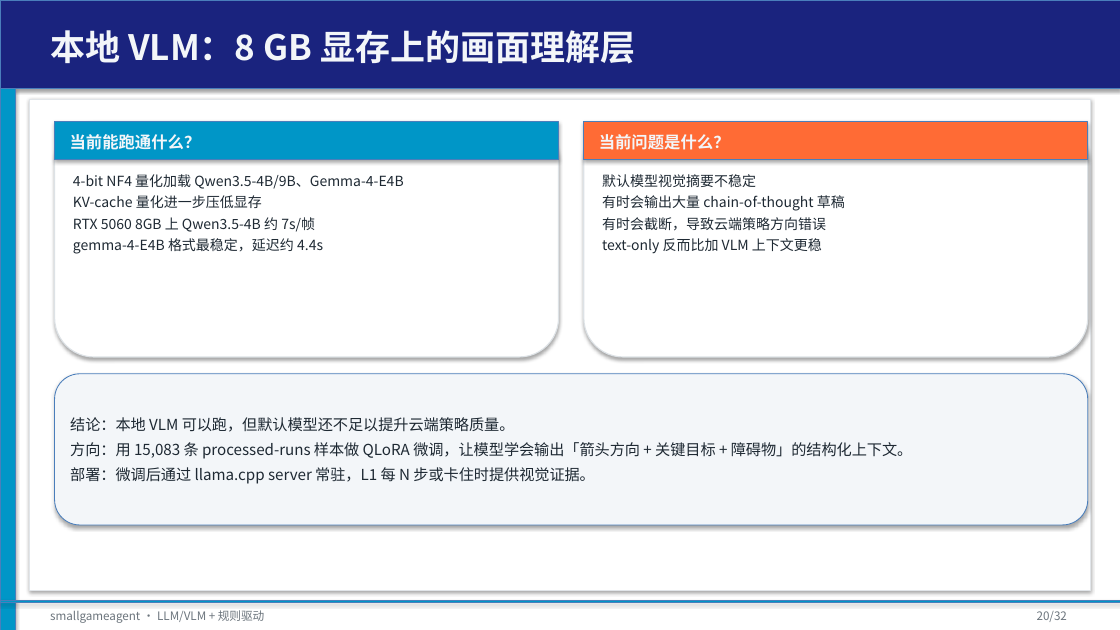
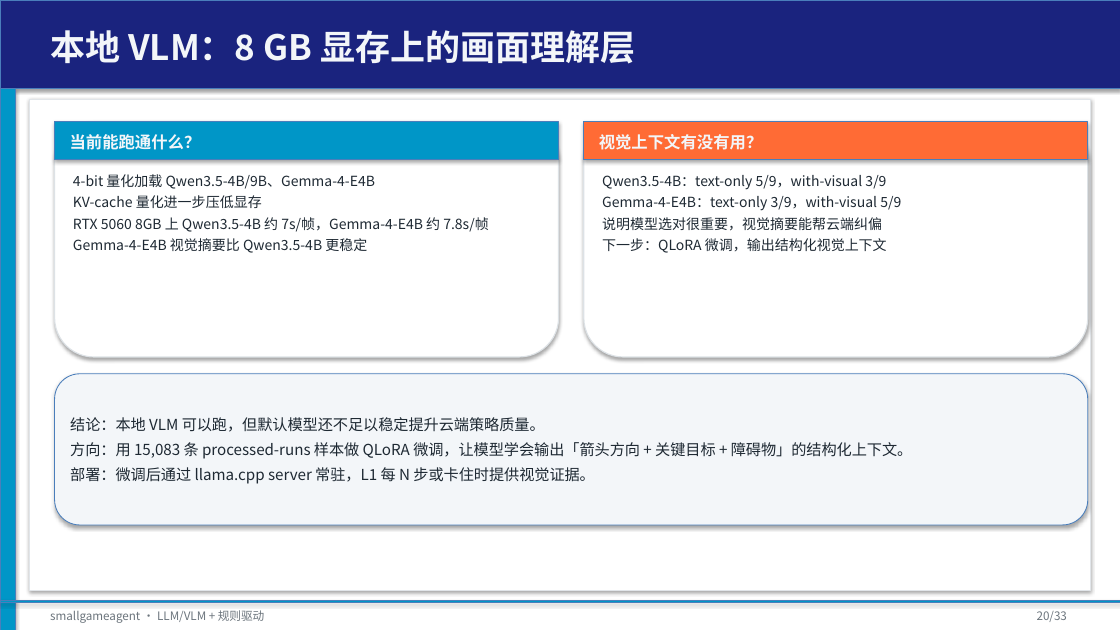
Before and after one commit to tzhazuma/smallgameagent, a slide deck: slide 20 of reports/smallgameagent_report.pptx. Drawn at 1120x630 pixels with LibreOffice and Linux fonts; fonts in the diff are those of the drawing. Boxes give left, top, right and bottom in pixels: in the first picture for what was removed or moved away, otherwise in the second. Text is boxed around its words. In the diff, an @@ line names an element or a change of style, - is before the commit and + after.

Commit message:
docs: expand report with OpenCodeGo gameplay negatives, Gemma-4-E4B VLM results, representative subset runs; fix tests for env isolation; regenerate PDF/PPT

```diff
--- a/reports/smallgameagent_report.pptx
+++ b/reports/smallgameagent_report.pptx
@@ text at box(599, 134, 763, 150): text changed @@
-当前问题是什么？
+视觉上下文有没有用？
@@ text at box(73, 174, 375, 189): text changed @@
-4-bit NF4 量化加载 Qwen3.5-4B/9B、Gemma-4-E4B
+4-bit 量化加载 Qwen3.5-4B/9B、Gemma-4-E4B
@@ text at box(602, 175, 901, 253): text changed @@
-默认模型视觉摘要不稳定
-有时会输出大量 chain-of-thought 草稿
-有时会截断，导致云端策略方向错误
-text-only 反而比加 VLM 上下文更稳
+Qwen3.5-4B：text-only 5/9，with-visual 3/9
+Gemma-4-E4B：text-only 3/9，with-visual 5/9
+说明模型选对很重要，视觉摘要能帮云端纠偏
+下一步：QLoRA 微调，输出结构化视觉上下文
@@ text at box(73, 217, 488, 253): text changed @@
-RTX 5060 8GB 上 Qwen3.5-4B 约 7s/帧
-gemma-4-E4B 格式最稳定，延迟约 4.4s
+RTX 5060 8GB 上 Qwen3.5-4B 约 7s/帧，Gemma-4-E4B 约 7.8s/帧
+Gemma-4-E4B 视觉摘要比 Qwen3.5-4B 更稳定
@@ text in rounded rectangle at box(70, 417, 545, 432): text changed @@
-结论：本地 VLM 可以跑，但默认模型还不足以提升云端策略质量。
+结论：本地 VLM 可以跑，但默认模型还不足以稳定提升云端策略质量。
@@ text at box(1037, 611, 1067, 622): text changed @@
-20/32
+20/33
```
Also in this commit, not shown: 30 other slides changed, 1 slide added, 29 other files.
